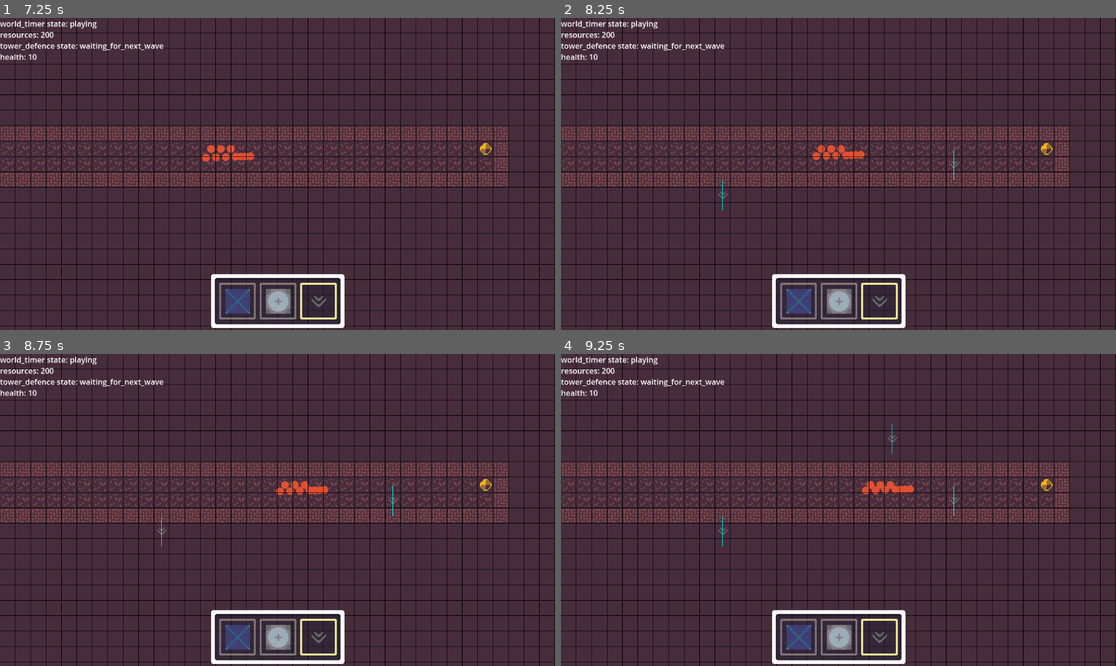
Above: before the commit, frames 1-4 (two rows, left to right).
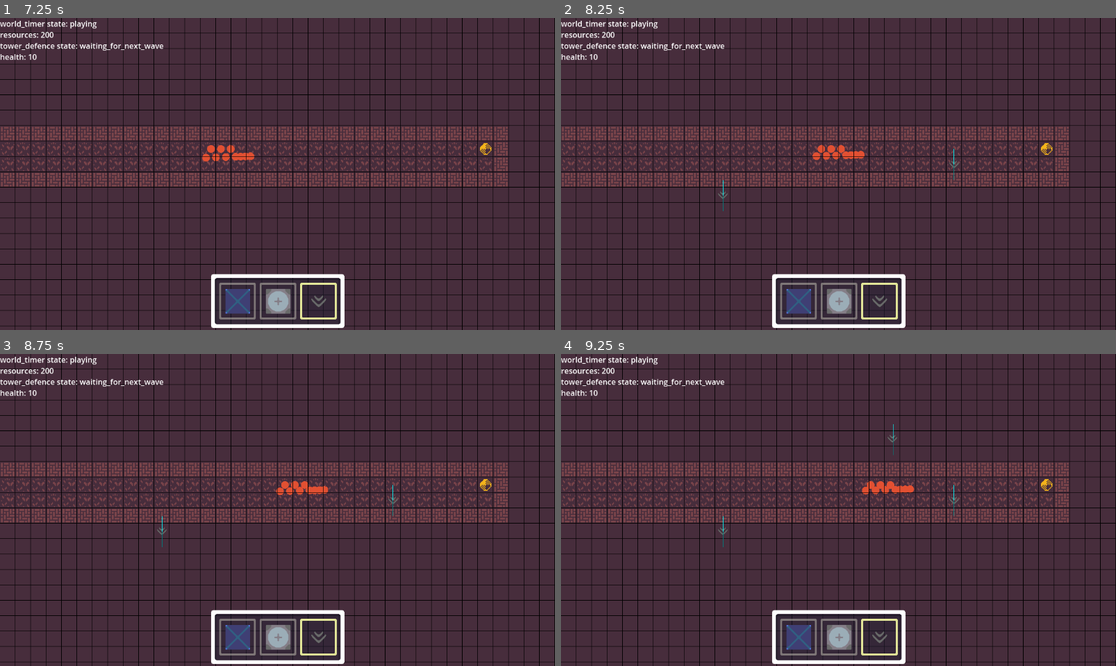
Above: after the commit, the same moments.

Repository: JeppeLindberg/Factory_tower_defence
Game: Godot game, scene res://scenes/main_scene.tscn
The game is run twice, just before and just after one commit, with the same random seed, the same clock (stepped at 60 frames per second) and the same inputs.
Inputs (mouse positions are in pixels of both pictures, inside the frame that each line leads up to):
- Up to frame 1 (7.25 s): click (238, 301) at 0.5 s; click (277, 301) at 1.27 s; click (316, 301) at 2.02 s; click (238, 301) at 2.75 s; click (277, 301) at 3.52 s; click (316, 301) at 4.27 s; click (238, 301) at 5 s; click (277, 301) at 5.77 s; click (316, 301) at 6.52 s
- Up to frame 2 (8.25 s): move the mouse to (960, 158) at 7.27 s; click (960, 158) at 7.42 s; move the mouse to (727, 189) at 8.02 s; click (727, 189) at 8.17 s
- Up to frame 3 (8.75 s): no input
- Up to frame 4 (9.25 s): move the mouse to (894, 441) at 8.77 s; click (894, 441) at 8.92 s

Frame 1 is identical in both runs. In frame 2, less than 0.1% of the frame differs, in the area x 29-71%, y 46-62%; in frame 3, less than 0.1%; in frame 4, less than 0.1%, in the area x 29-71%, y 22-62%.

Commit message:
paths redo

Diff:
--- a/prefabs/buildings/transport/conveyor_belt.tscn
+++ b/prefabs/buildings/transport/conveyor_belt.tscn
@@ -9,7 +9,6 @@
 
 [node name="generic_building" type="Node2D" parent="."]
 script = ExtResource("1_s0rg3")
-new_path_path = "res://prefabs/path.tscn"
 
 [node name="sprite" type="Sprite2D" parent="."]
 position = Vector2(16, 16)
--- a/scenes/main_scene.tscn
+++ b/scenes/main_scene.tscn
@@ -11,6 +11,7 @@
 [ext_resource type="TileSet" uid="uid://dnv1am0rkftcy" path="res://tilesets/kenny.tres" id="4_mxxtt"]
 [ext_resource type="Script" path="res://scripts/map.gd" id="5_r48p8"]
 [ext_resource type="Script" path="res://scripts/building_placement.gd" id="5_vuthm"]
+[ext_resource type="Script" path="res://scripts/paths.gd" id="11_lqva3"]
 [ext_resource type="Texture2D" uid="uid://b0go126ne14t1" path="res://sprites/panel.png" id="11_y0ryh"]
 
 [node name="main_scene" type="Node2D"]
@@ -93,6 +94,8 @@
 [node name="enemies" type="Node2D" parent="terrain"]
 
 [node name="paths" type="Node2D" parent="terrain"]
+script = ExtResource("11_lqva3")
+new_path_path = "res://prefabs/path.tscn"
 
 [node name="controller" type="Node2D" parent="."]
 script = ExtResource("1_v354r")
--- a/scripts/buildings/transport/conveyor_belt.gd
+++ b/scripts/buildings/transport/conveyor_belt.gd
@@ -2,7 +2,6 @@
 
 var _scene_paths := preload("res://scripts/library/scene_paths.gd").new()
 
-@export var new_path_path: String
 
 var _main_scene
 var _terrain
@@ -21,49 +20,10 @@
 	var this_coord = _main_scene.pos_to_cell_coord(global_position)
 	var next_coord = _main_scene.pos_to_cell_coord(global_position) + Vector2i.DOWN
 
-	connect_path(prev_coord, this_coord)
-	connect_path(this_coord, next_coord)
+	connect_coords(prev_coord, this_coord)
+	connect_coords(this_coord, next_coord)
 
-func _process(_delta):
-	if path != null:
-		for i in range(path.curve.point_count - 1):
-			_debug.add_draw_line(path.curve.get_point_position(i), path.curve.get_point_position(i+1), Color.AQUA)
 
 # Connect the conveyor's path with new coordinates in the world
-func connect_path(from_coord, to_coord):
-	var from_info = _terrain.get_cell(from_coord)
-
-	if from_info["building"] == null:
-		_start_new_path(from_coord, to_coord)
-	elif from_info["building"].building_name == "conveyor_belt" \
-		and path == null:
-		var from_conveyor = from_info["building"].get_node("generic_building")
-		path = from_conveyor.path
-		_add_to_path(from_coord, to_coord)
-	elif path != null:
-		_add_to_path(from_coord, to_coord)
-
-# Called when a new path is created, and instantiates it correctly
-func _start_new_path(from_coord, to_coord):
-	var from_pos = _main_scene.cell_coord_to_pos(from_coord) + _main_scene.quadrant_size() * 0.5
-	var to_pos = _main_scene.cell_coord_to_pos(to_coord) + _main_scene.quadrant_size() * 0.5
-
-	var new_path: Path2D = _main_scene.create_node(new_path_path, _paths)
-	new_path.curve = Curve2D.new()
-	new_path.curve.add_point(from_pos)
-	new_path.curve.add_point(to_pos)
-
-	path = new_path
-
-# Add to an existing path
-func _add_to_path(from_coord, to_coord):
-	var from_pos = _main_scene.cell_coord_to_pos(from_coord) + _main_scene.quadrant_size() * 0.5
-	var to_pos = _main_scene.cell_coord_to_pos(to_coord) + _main_scene.quadrant_size() * 0.5
-
-	for i in range(path.curve.point_count - 1):
-		if path.curve.get_point_position(i) == from_pos:
-			if path.curve.get_point_position(i + 1) == to_pos:
-				return
-
-	path.curve.add_point(to_pos, Vector2(0, 0), Vector2(0, 0))
-	return
+func connect_coords(from_coord, to_coord):
+	_paths.connect_coords(from_coord, to_coord)
--- /dev/null
+++ b/scripts/paths.gd
@@ -0,0 +1,107 @@
+extends Node2D
+
+var _scene_paths := preload("res://scripts/library/scene_paths.gd").new()
+
+@export var new_path_path: String
+
+var _main_scene
+var _terrain
+var _debug
+
+func activate():
+	_main_scene = get_node(_scene_paths.MAIN_SCENE)
+	_terrain = get_node(_scene_paths.TERRAIN)
+	_debug = get_node(_scene_paths.DEBUG)
+
+func _process(_delta):
+	var child_index = 0
+	var offset_vector = Vector2.ONE
+
+	for path in get_children():
+		for i in range(path.curve.point_count - 1):
+			_debug.add_draw_line(path.curve.get_point_position(i) + offset_vector * child_index,
+				path.curve.get_point_position(i+1) + offset_vector * child_index,
+				lerp(Color.AQUA, Color.BLACK, float(i) / float(path.curve.point_count - 1)))
+		child_index += 1
+
+# Connect two coordinates with paths. Adapts to whatever situation is happening at the coordinates
+func connect_coords(from_coord, to_coord):
+	var merge_paths = _find_merge_paths(from_coord, to_coord)
+
+	if merge_paths:
+		_merge_paths(merge_paths[0], merge_paths[1])
+		return
+
+	var append_path = _find_append_path(from_coord)
+
+	if append_path:
+		_append_to_path(append_path, to_coord)
+		return
+
+	var from_info = _terrain.get_cell(from_coord)
+
+	if from_info["building"] == null:
+		_start_new_path(from_coord, to_coord)
+
+# Find a path that can be appended to from the current coordinate
+func _find_append_path(last_coord):
+	var last_pos = _coord_to_center_pos(last_coord)
+
+	for path in get_children():
+		var last_point_index = path.curve.point_count - 1
+		if path.curve.get_point_position(last_point_index) == last_pos:
+			return path
+
+	return null
+
+# Find paths that can be merged with the coming coordinates
+func _find_merge_paths(from_coord, to_coord):
+	var from_pos = _coord_to_center_pos(from_coord)
+	var to_pos = _coord_to_center_pos(to_coord)
+
+	var path_from_match_end = null
+	for path in get_children():
+		var last_point_index = path.curve.point_count - 1
+		if path.curve.get_point_position(last_point_index) == from_pos:
+			path_from_match_end = path
+
+	if !path_from_match_end:
+		return null
+
+	var path_to_match_begin = null
+	for path in get_children():
+		if path.curve.get_point_position(0) == to_pos:
+			path_to_match_begin = path
+
+	if !path_to_match_begin:
+		return null
+
+	return [path_from_match_end, path_to_match_begin]
+
+# Add to an existing path
+func _append_to_path(path, to_coord):
+	var to_pos = _coord_to_center_pos(to_coord)
+
+	path.curve.add_point(to_pos)
+
+# Add path_b curve to path_a, and delete path_b
+func _merge_paths(path_a, path_b):
+	for i in range(path_b.curve.point_count):
+		path_a.curve.add_point(path_b.curve.get_point_position(i))
+
+	path_b.queue_free()
+
+# Called when a new path is created, and instantiates it correctly
+func _start_new_path(from_coord, to_coord):
+	var from_pos = _coord_to_center_pos(from_coord)
+	var to_pos = _coord_to_center_pos(to_coord)
+
+	var new_path: Path2D = _main_scene.create_node(new_path_path, self)
+	new_path.curve = Curve2D.new()
+	new_path.curve.add_point(from_pos)
+	new_path.curve.add_point(to_pos)
+
+# Find the position of the center of a cell based on its coordinates
+func _coord_to_center_pos(coord):
+	var pos = _main_scene.cell_coord_to_pos(coord) + _main_scene.quadrant_size() * 0.5
+	return pos
Not shown: 1 places in scenes/main_scene.tscn that only renumber resources
